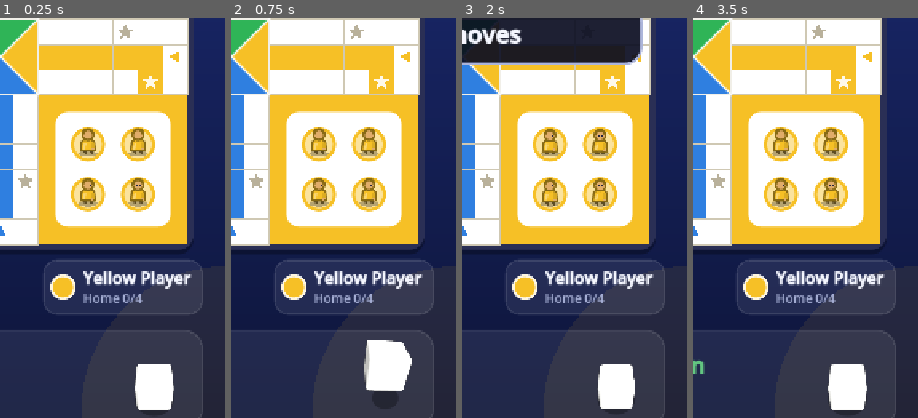
Above: before the commit, frames 1-4 (left to right).
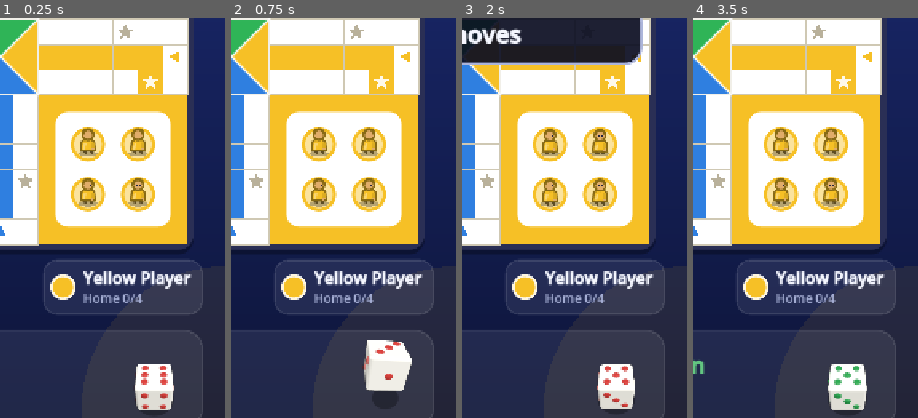
Above: after the commit, the same moments.

Repository: xtremrakib007/RsLUDO
Game: Godot game, scene res://scenes/screens/game.tscn
Two runs of this game, one before a commit and one after it. Both use one fixed random seed, a clock stepped at 60 frames per second and the inputs below. This scene is started directly instead of the project's main scene.
Inputs (mouse positions are % of the whole screen's width and height, from its top left):
- Up to frame 1 (0.25 s): no input
- Up to frame 2 (0.75 s): click (84, 88) at 0.5 s
- Up to frame 3 (2 s): click (84, 88) at 1.25 s
- Up to frame 4 (3.5 s): click (84, 88) at 2 s; move the mouse to (50, 48) at 2.77 s; click (50, 48) at 2.92 s
The pictures show only the part of the screen within x 50-100%, y 43-93%; the shares and areas given below are measured in that part.

The runs differ from the first frame. In frame 1, 1.0% of the frame differs, in the area x 60-78%, y 87-98%; in frame 2, 0.4%; in frame 3, 0.9%; in frame 4, 1.0%.

Commit message:
3D dice: visible pips and softer lighting
Co-Authored-By: Claude Opus 5.5 <noreply@anthropic.com>
Claude-Session: https://claude.ai/code/session_01PxNJNDQdbjEGoucC67j9Ub

Diff:
--- a/scripts/three_d/dice_3d_view.gd
+++ b/scripts/three_d/dice_3d_view.gd
@@ -118,14 +118,18 @@
 	environment.background_mode = Environment.BG_CLEAR_COLOR
 	environment.ambient_light_source = Environment.AMBIENT_SOURCE_COLOR
 	environment.ambient_light_color = Color(1, 1, 1)
-	environment.ambient_light_energy = 0.55
+	environment.ambient_light_energy = 0.35
 	var world_env := WorldEnvironment.new()
 	world_env.environment = environment
 	world.add_child(world_env)
 
 	var light := DirectionalLight3D.new()
 	light.rotation = Vector3(deg_to_rad(-55.0), deg_to_rad(35.0), 0.0)
-	light.light_energy = 1.1
+	light.light_energy = 1.0
+	var fill := DirectionalLight3D.new()
+	fill.rotation = Vector3(deg_to_rad(-20.0), deg_to_rad(-120.0), 0.0)
+	fill.light_energy = 0.35
+	world.add_child(fill)
 	world.add_child(light)
 
 	var camera := Camera3D.new()
@@ -154,8 +158,8 @@
 	_holder.add_child(_cube)
 
 	var body := StandardMaterial3D.new()
-	body.albedo_color = Color("fbfbf7")
-	body.roughness = 0.35
+	body.albedo_color = Color("f2f0e8")
+	body.roughness = 0.4
 	_pip_material = StandardMaterial3D.new()
 	_pip_material.albedo_color = pip_color
 	_pip_material.roughness = 0.5
@@ -195,8 +199,8 @@
 
 func _build_pips() -> void:
 	var pip := SphereMesh.new()
-	pip.radius = 0.085
-	pip.height = 0.17
+	pip.radius = 0.1
+	pip.height = 0.2
 	pip.radial_segments = 12
 	pip.rings = 6
 	for face_value in FACES:
@@ -206,9 +210,9 @@
 		var v: Vector3 = axes[2]
 		for spot in PIPS[face_value]:
 			var p: Vector2 = spot
-			var node := _add_mesh(pip, normal * 0.47 + u * p.x * 0.24 + v * p.y * 0.24, Vector3.ZERO, _pip_material)
-			# Flatten each pip against its face.
-			node.scale = Vector3.ONE - normal.abs() * 0.65
+			var node := _add_mesh(pip, normal * 0.5 + u * p.x * 0.25 + v * p.y * 0.25, Vector3.ZERO, _pip_material)
+			# Flatten each pip so it sits on its face like a painted dot.
+			node.scale = Vector3.ONE - normal.abs() * 0.6
 
 
 func _add_mesh(mesh: Mesh, position_3d: Vector3, rotation_3d: Vector3, material: Material) -> MeshInstance3D:
